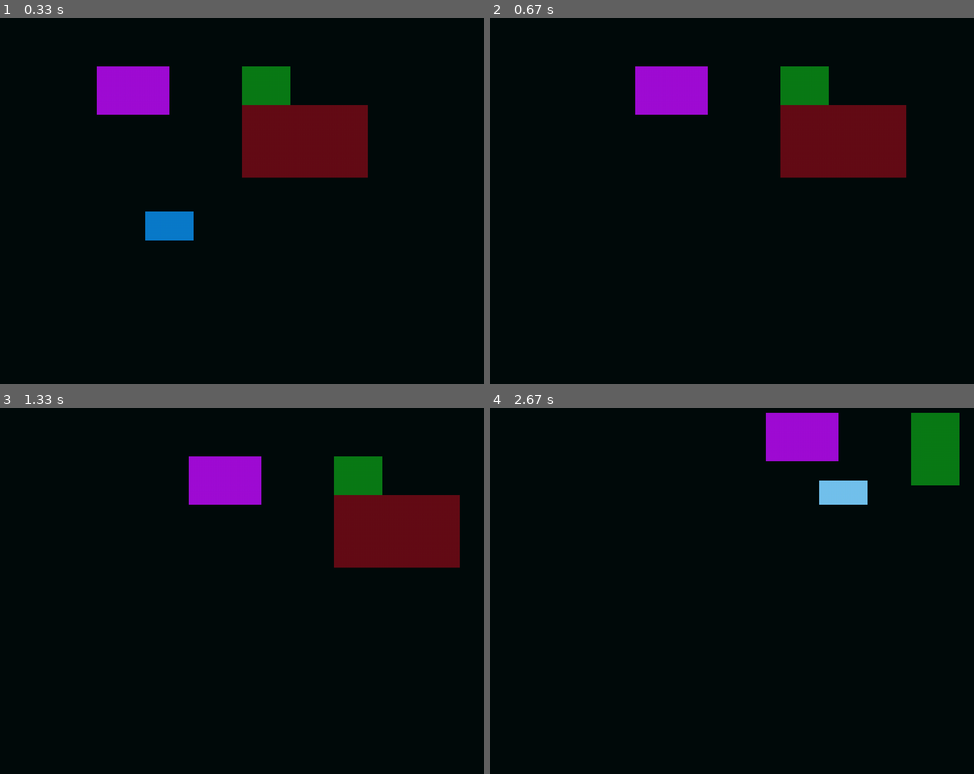
Above: before the commit, frames 1-4 (two rows, left to right).
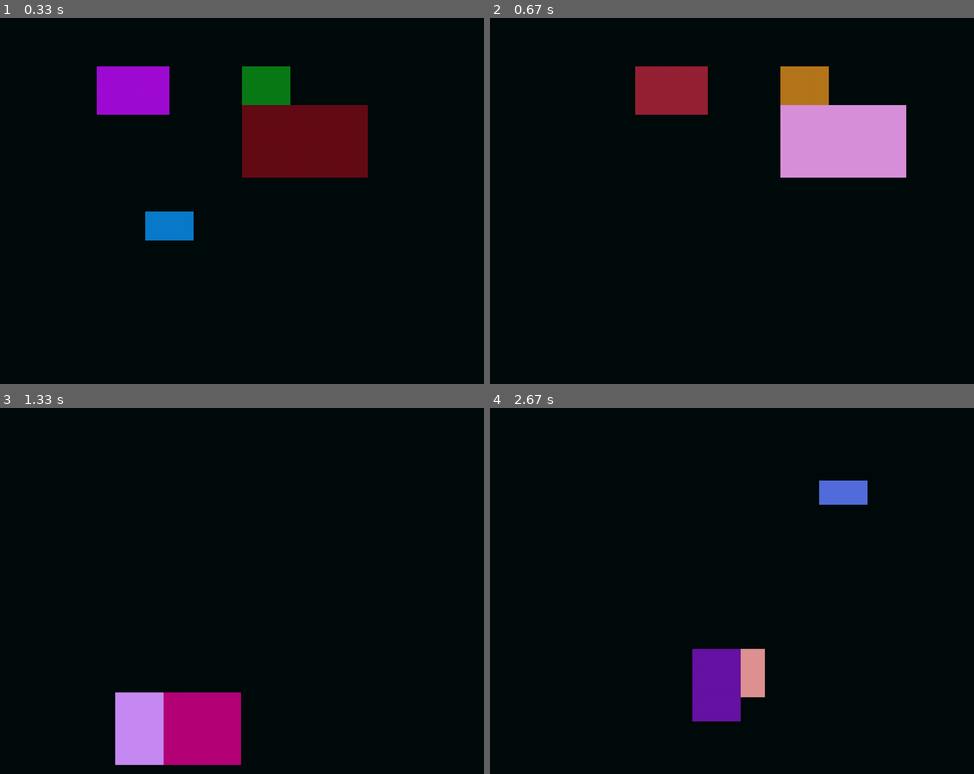
Above: after the commit, the same moments.

Repository: Aradpython/pygame-foundation
Game: pygame game, started from tests/test.py
The game is run twice, just before and just after one commit, with the same random seed, the same clock (stepped at 60 frames per second) and the same inputs.
Inputs (mouse positions are in pixels of both pictures, inside the frame that each line leads up to):
- Up to frame 1 (0.33 s): no input
- Up to frame 2 (0.67 s): hold - from 0.33 s (still down); hold D from 0.33 s (still down); move the mouse to (712, 230) at 0.37 s
- Up to frame 3 (1.33 s): release - at 0.8 s; release D at 0.8 s; press the mouse at (91, 543) at 0.87 s; move the mouse to (91, 616) at 0.97 s; release the mouse at (91, 693) at 1.1 s; hold D from 1.17 s (still down)
- Up to frame 4 (2.67 s): release D at 1.63 s; hold W 1.67-1.97 s; tap - at 1.82 s; hold D 2-2.47 s; tap = at 2.15 s; hold A from 2.5 s (still down)

Frame 1 is identical in both runs. In frame 2, 8.2% of the frame differs, in the area x 30-86%, y 13-44%; in frame 3, 13%, in the area x 23-95%, y 13-98%; in frame 4, 7.3%.

Commit message:
Release v0.1.4

Diff:
--- a/pyproject.toml
+++ b/pyproject.toml
@@ -4,7 +4,7 @@
 
 [project]
 name = "pygame-foundation"
-version = "0.1.3"
+version = "0.1.4"
 description = "A modern wrapper around Pygame."
 readme = "README.md"
 requires-python = ">=3.10"
--- a/src/pygame_foundation/core/game.py
+++ b/src/pygame_foundation/core/game.py
@@ -34,10 +34,6 @@
         ''' Draw and blit Objects to the screen '''
         self.world.draw(self.surface)
 
-    @debug_and_log({
-        'success':'Successfully closed game',
-        'error':'Error has occured during game',
-    })
     def run(self):
         ''' Run the Game '''
         self.running = True
--- a/src/pygame_foundation/input/manager.py
+++ b/src/pygame_foundation/input/manager.py
@@ -1,74 +1,245 @@
 from pygame_foundation.utils.debug import debug_and_log
+from typing import dataclass_transform
 from enum import Enum
 import pygame
 
 
 class InputType(Enum):
-    PRESSED = 1
-    RELEASED = 2
-    HELD = 3
+    KEY_PRESSED = 1
+    KEY_RELEASED = 2
+    KEY_HELD = 3
+    MOUSE_CLICKED = 4
+    MOUSE_RELEASED = 5
+    MOUSE_HELD = 6
+    MOUSE_MOTION = 7
 
 class InputBinding:
-    def __init__(self, key, func, type:InputType):
+    def __init__(self, key_btn, func, type:InputType, mouse=False, is_active=True):
         ''' A class to store Input data '''
-        self.key = key
         self.func = func
         self.type = type
-
-    def __call__(self, *args, **kwds):
-        self.func()
+        if key_btn is None:
+            self.any_input = True
+
+        else:
+            self.any_input = False
+
+        if mouse:
+            self.button = key_btn
+            self.key = None
+
+        else:
+            self.key = key_btn
+            self.button = None
+
+        self.is_active = is_active
+
+    def __call__(self, *args, **kwargs):
+        self.func(*args, **kwargs)
 
 class InputManager:
     def __init__(self):
         ''' A Manager for Keyboard Inputs '''
-        self.inputs = []
         self._pressed = []
         self._released = []
         self._held = []
+        self._mouse_clicked = []
+        self._mouse_released = []
+        self._mouse_held = []
+        self._mouse_motion = []
+
+        self.mouse_position = pygame.mouse.get_pos()
+
+    def bind_key_pressed(self, func, key=None, active=True):
+        ''' Add a listener for when the key is pressed down. '''
+        input_binding = InputBinding(key, func, InputType.KEY_PRESSED, is_active=active)
+        self._pressed.append(input_binding)
+        return input_binding
+
+    def bind_key_release(self, func, key=None, active=True):
+        ''' Add a listener for when the key is released. '''
+        input_binding = InputBinding(key, func, InputType.KEY_RELEASED, is_active=active)
+        self._released.append(input_binding)
+        return input_binding
+
+    def bind_key_held(self, func, key=None, active=True):
+        ''' Add a listener for when the key is held down. '''
+        input_binding = InputBinding(key, func, InputType.KEY_HELD, is_active=active)
+        self._held.append(input_binding)
+        return input_binding
+
+    def bind_mouse_clicked(self, func, button=None, active=True):
+        '''
+        Add a listener for when the mouse specified button clicked.
+        Leave button as None for every mouse input.
+        The callback given must accept event in its parameters.
+        '''
+        input_binding = InputBinding(button, func, InputType.MOUSE_CLICKED, mouse=True, is_active=active)
+        self._mouse_clicked.append(input_binding)
+        return input_binding
+
+    def bind_mouse_released(self, func, button=None, active=True):
+        '''
+        Add a listener for when the mouse specified button released.
+        Leave button as None for every mouse input.
+        The callback given must accept event in its parameters
+        '''
+        input_binding = InputBinding(button, func, InputType.MOUSE_RELEASED, mouse=True, is_active=active)
+        self._mouse_released.append(input_binding)
+        return input_binding
+
+    def bind_mouse_held(self, func, button=None, active=True):
+        '''
+        Add a listener for when the specified mouse button is held down.
+        The callback given must accept mouse_x and mouse_y in its parameters
+        '''
+        input_binding = InputBinding(button, func, InputType.MOUSE_HELD, mouse=True, is_active=active)
+        self._mouse_held.append(input_binding)
+        return input_binding
+
+    def bind_mouse_motion(self, func, active=True):
+        '''
+        Add a listener for when the mouse is moved.
+        The callback given must accept event in its parameters
+        '''
+        input_binding = InputBinding(None, func, InputType.MOUSE_MOTION, mouse=True, is_active=active)
+        self._mouse_motion.append(input_binding)
+        return input_binding
+
+    def unbind_input(self, input, input_type:InputType):
+        ''' Unbind a input of any kind from manager '''
+        group = self._find_group(input_type)
+        return self._unbind_input(group, input)
 
     @debug_and_log({
-        'success':'Succussfully Bound Key',
-        'error':'Key Binding Error',
+        'success':'Succussfully Cleared All Inputs',
+        'error':'Inputs Clearing Error',
     })
-    def bind_key_pressed(self, key, func):
-        ''' Add a listener for when the key is pressed down. '''
-        input_binding = InputBinding(key, func, InputType.PRESSED)
-        self.inputs.append(input_binding)
-        self._pressed.append(input_binding)
-
-    @debug_and_log({
-        'success':'Succussfully Bound Key',
-        'error':'Key Binding Error',
-    })
-    def bind_key_release(self, key, func):
-        ''' Add a listener for when the key is released. '''
-        input_binding = InputBinding(key, func, InputType.RELEASED)
-        self.inputs.append(input_binding)
-        self._released.append(input_binding)
-
-    @debug_and_log({
-        'success':'Succussfully Bound Key',
-        'error':'Key Binding Error',
-    })
-    def bind_key_held(self, key, func):
-        ''' Add a listener for when the key is held down. '''
-        input_binding = InputBinding(key, func, InputType.HELD)
-        self.inputs.append(input_binding)
-        self._held.append(input_binding)
+    def clear_inputs(self):
+        self._pressed.clear()
+        self._released.clear()
+        self._held.clear()
+        self._mouse_clicked.clear()
+        self._mouse_released.clear()
+        self._mouse_held.clear()
+        self._mouse_motion.clear()
+
+    def activate_input(self, key, input_type:InputType):
+        ''' Activate the input. This is done by change the specified inputs is_active to True '''
+        group = self._find_group(input_type)
+        for binding in group:
+            if binding.key is not None:
+                if binding.key == key:
+                    binding.is_active = True
+
+            else:
+                if binding.button == key:
+                    binding.is_active = True
+
+    def deactivate_input(self, key, input_type:InputType):
+        ''' Deactivate the input. This is done by change the specified inputs is_active to False '''
+        group = self._find_group(input_type)
+        for binding in group:
+            if binding.key is not None:
+                if binding.key == key:
+                    binding.is_active = False
+
+            else:
+                if binding.button == key:
+                    binding.is_active = False
+
+    def _do_action_on_group(self, group, action, *args, **kwargs):
+        for binding in group:
+            action(binding, *args, **kwargs)
+
+    def _remove_input(self, group, binding):
+        group.remove(binding)
+        del binding
+
+    def _find_group(self, input_type:InputType) -> list:
+        if input_type == InputType.KEY_PRESSED:
+            return self._pressed
+        elif input_type == InputType.KEY_RELEASED:
+            return self._released
+        elif input_type == InputType.KEY_HELD:
+            return self._held
+        elif input_type == InputType.MOUSE_CLICKED:
+            return self._mouse_clicked
+        elif input_type == InputType.MOUSE_RELEASED:
+            return self._mouse_released
+        elif input_type == InputType.MOUSE_HELD:
+            return self._mouse_held
+        elif input_type == InputType.MOUSE_MOTION:
+            return self._mouse_motion
+
+    def _unbind_input(self, bindings:list, input):
+        for input_binding in bindings:
+            if input_binding.key is not None:
+                if input_binding.key == input:
+                    self._remove_input(bindings, input_binding)
+                    return input_binding
+
+            else:
+                if input_binding.button == input:
+                    self._remove_input(bindings, input_binding)
+                    return input_binding
+
+    def _handle_mouse_click(self, event, bindings, mouse_btn_type):
+        for input_binding in bindings:
+            if input_binding.is_active:
+                if event.type == mouse_btn_type:
+                    if input_binding.any_input:
+                        input_binding(event)
+
+                    elif event.button == input_binding.button:
+                        input_binding(event)
+
+    def _handle_key_press(self, event, bindings, key_type):
+        if event.type != key_type:
+            return
+
+        for input_binding in bindings:
+            if not input_binding.is_active:
+                continue
+
+            if input_binding.any_input:
+                input_binding()
+
+            elif event.key == input_binding.key:
+                input_binding()
 
     def update(self, events):
         keys = pygame.key.get_pressed()
+        any_key_pressed = True in keys
+        mouse_btns = pygame.mouse.get_pressed()
+        self.mouse_position = pygame.mouse.get_pos()
         for event in events:
-            for input_binding in self._pressed:
-                if input_binding.type == InputType.PRESSED and event.type == pygame.KEYDOWN:
-                    if event.key == input_binding.key:
-                        input_binding()
-
-            for input_binding in self._released:
-                if input_binding.type == InputType.RELEASED and event.type == pygame.KEYUP:
-                    if event.key == input_binding.key:
-                        input_binding()
+            for input_binding in self._mouse_motion:
+                if input_binding.is_active:
+                    if event.type == pygame.MOUSEMOTION:
+                        input_binding(event)
+
+            self._handle_mouse_click(event, self._mouse_clicked, pygame.MOUSEBUTTONDOWN)
+            self._handle_mouse_click(event, self._mouse_released, pygame.MOUSEBUTTONUP)
+            self._handle_key_press(event, self._pressed, pygame.KEYDOWN)
+            self._handle_key_press(event, self._released, pygame.KEYUP)
 
         for input_binding in self._held:
-            if input_binding.type == InputType.HELD and keys[input_binding.key]:
+            if not input_binding.is_active:
+                continue
+
+            if input_binding.any_input:
+                if any_key_pressed:
+                    input_binding()
+
+            elif keys[input_binding.key]:
                 input_binding()
+
+        for input_binding in self._mouse_held:
+            if input_binding.is_active:
+                x, y = self.mouse_position
+                if input_binding.any_input:
+                    input_binding(x, y)
+
+                elif mouse_btns[input_binding.button - 1]:
+                    input_binding(x, y)
--- a/tests/test.py
+++ b/tests/test.py
@@ -1,4 +1,7 @@
+## EPILEPSY WARNING ##
+
 from pygame_foundation.core import Entity, Game
+from pygame_foundation.input import InputType
 import pygame
 import random
 
@@ -10,6 +13,7 @@
 e2 = Entity(200, 100, size=(150, 100), color=(160, 13, 213), layer=5, tags=set(['stupid', 'block', 'hidden']), name='Purple Block', visible=True)
 e3 = Entity(500, 180, size=(260, 150), color=(100, 13, 23), layer=0, tags=set(['player', 'cool', 'hidden']), name='Player 1', visible=True)
 e4 = Entity(300, 400, size=(100, 60), color=(10, 123, 203), layer=0, tags=set(['player', 'stupid']), name='Player 2')
+
 
 def move_up():
     for entity in world.sprites():
@@ -27,32 +31,45 @@
     for entity in world.sprites():
         entity.x -= 5
 
-def go_berserk():
+def go_berserk(event):
     for entity in world.sprites():
         entity.coordinates = (random.randint(0, 18)*50, random.randint(0, 13)*50)
 
 def add_entity():
     x, y = (random.randint(0, 18)*50, random.randint(0, 13)*50)
     size = (random.randint(1, 3)*50, random.randint(1, 3)*50)
-    color = (random.randint(0, 255), random.randint(0, 255), random.randint(0, 255),)
+    color = (random.randint(0, 255), random.randint(0, 255), random.randint(0, 255))
     entity = Entity(x, y, size=size, color=color, )
     world.add(entity)
 
 def remove_entity():
     if not world.sprites():
-        for i in range(1):
-            add_entity()
+        return
     entity = random.choice(world.sprites())
     world.remove(entity)
 
+def move_all(x, y):
+    for e in world.sprites():
+        e.coordinates = input_manager.mouse_position
+        e.layer = random.randint(0, 10)
+
+def color():
+    for e in world.sprites():
+        e.color = (random.randint(0, 255), random.randint(0, 255), random.randint(0, 255))
+
 world.add(e4, e2, e3, e1)
-input_manager.bind_key_held(pygame.K_w, move_up)
-input_manager.bind_key_held(pygame.K_d, move_right)
-input_manager.bind_key_held(pygame.K_s, move_down)
-input_manager.bind_key_held(pygame.K_a, move_left)
-input_manager.bind_key_pressed(pygame.K_SPACE, go_berserk)
-input_manager.bind_key_release(pygame.K_EQUALS, add_entity)
-input_manager.bind_key_pressed(pygame.K_MINUS, remove_entity)
+b = input_manager.bind_key_held(move_up, pygame.K_w)
+input_manager.bind_key_held(move_right, pygame.K_d)
+input_manager.bind_key_held(move_down, pygame.K_s)
+input_manager.bind_key_held(move_left, pygame.K_a)
+input_manager.bind_mouse_held(move_all, pygame.BUTTON_LEFT)
+input_manager.bind_mouse_clicked(go_berserk, pygame.BUTTON_LEFT)
+input_manager.bind_mouse_clicked(go_berserk, pygame.BUTTON_WHEELUP)
+input_manager.bind_mouse_clicked(go_berserk, pygame.BUTTON_WHEELDOWN)
+input_manager.bind_key_release(add_entity, pygame.K_EQUALS)
+input_manager.bind_key_pressed(remove_entity, pygame.K_MINUS)
+input_manager.bind_key_pressed(color, None)
+
 
 if __name__ == '__main__':
     game.run()
Not shown, changed: README.md
